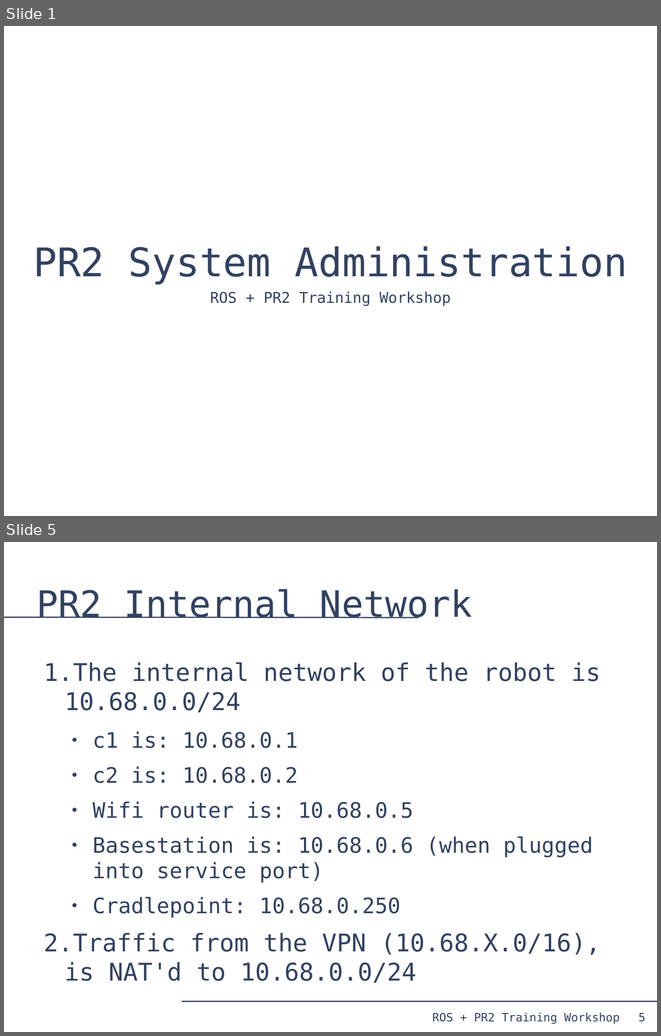
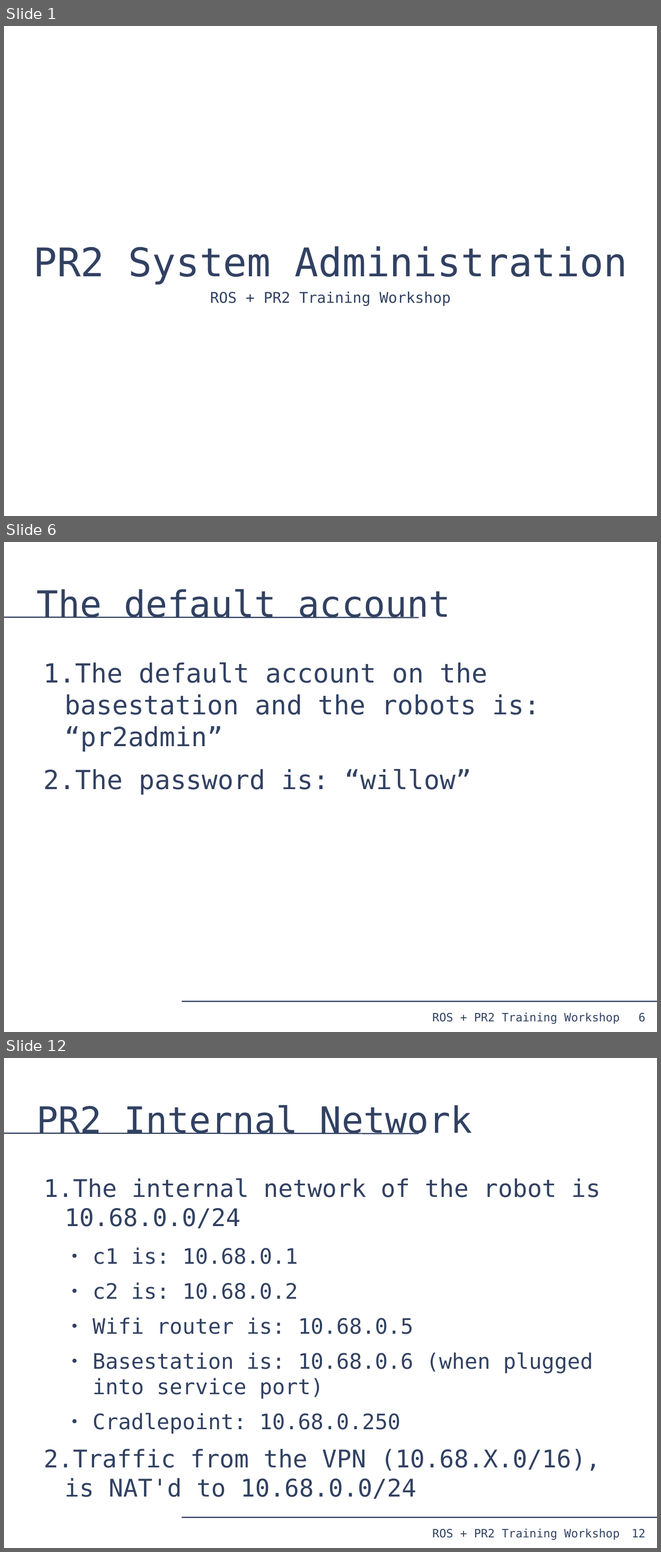
Before and after one commit to PR2/pr2_docs, a slide deck: pr2_training_workshop/pr2_sysadmin/pr2_syasdmin.odp. Shown one above the other, each under a label of ours: slides 1 and 5 before the commit, slides 1, 6 and 12 after it; the slides between them are not shown. The pictures are 661x1036 and 661x1552 pixels, drawn with LibreOffice and Linux fonts; fonts in the diff are those of the drawing. Boxes give left, top, right and bottom in pixels: in the first picture for what was removed or moved away, otherwise in the second. Text is boxed around its words. In the diff, an @@ line names an element or a change of style, - is before the commit and + after.

```diff
--- a/pr2_training_workshop/pr2_sysadmin/pr2_syasdmin.odp
+++ b/pr2_training_workshop/pr2_sysadmin/pr2_syasdmin.odp
@@ slide 6 added at bbox=[4, 542, 657, 1032], background #FFFFFF; not listed: 4 template elements that a slide beside it also shows @@
@@ title added at bbox=[37, 589, 451, 618], 44 pt, text #314162 @@
+The default account
@@ text added at bbox=[44, 662, 540, 795], 32 pt, text #314162 @@
+1. The default account on the basestation and the robots is: “pr2admin”
+2. The password is: “willow”
@@ what was slide 5 is now slide 12 @@
@@ page number at bbox=[632, 1529, 645, 1537]: text changed @@
-5
+12
```
Also in this commit, not shown: 12 slides changed, 7 other slides added, 1 slide removed, 1 other file.
